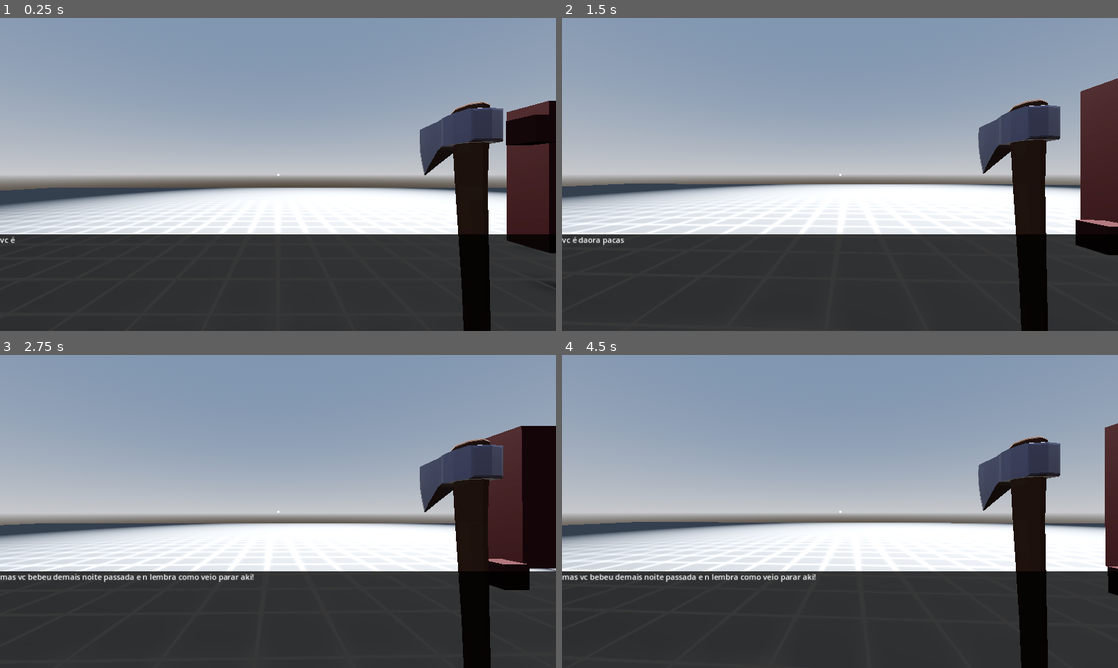
Above: before the commit, frames 1-4 (two rows, left to right).
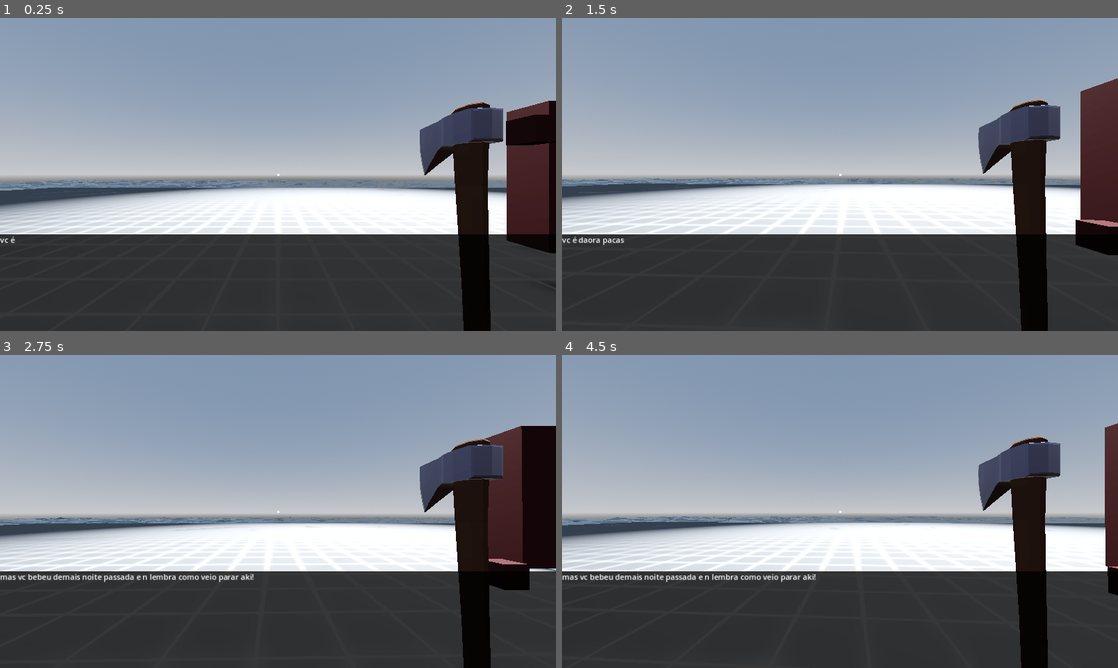
Above: after the commit, the same moments.

Repository: marcotmotta/angler
Game: Godot game, scene res://Main.tscn
Same seed, same stepped clock (60 frames per second), same inputs: the game is played once before the commit and once after it.
Inputs (mouse positions are in pixels of both pictures, inside the frame that each line leads up to):
- Up to frame 1 (0.25 s): no input
- Up to frame 2 (1.5 s): move the mouse to (867, 174) at 0.52 s; tap A (a) at 0.6 s; tap D (d) at 0.8, 1.35 s; move the mouse to (812, 174) at 1.27 s
- Up to frame 3 (2.75 s): tap E (e) at 1.55, 2.1 s; move the mouse to (289, 505) at 2.02 s; tap S (s) at 2.3 s
- Up to frame 4 (4.5 s): move the mouse to (834, 517) at 2.77 s; tap S (s) at 2.85 s; tap W (w) at 3.05, 3.6 s; move the mouse to (878, 514) at 3.52 s; tap A (a) at 3.8, 4.35 s; move the mouse to (795, 508) at 4.27 s

The runs differ from the first frame. In frame 1, 2.0% of the frame differs, in the area x 0-92%, y 51-56%; in frame 2, 1.4%; in frame 3, 1.4%; in frame 4, 1.6%.

Commit message:
low poly water shader

Diff:
--- a/Main.tscn
+++ b/Main.tscn
@@ -1,7 +1,8 @@
-[gd_scene load_steps=13 format=3 uid="uid://uosxp1047q5q"]
+[gd_scene load_steps=16 format=3 uid="uid://uosxp1047q5q"]
 
 [ext_resource type="Texture2D" uid="uid://civqiedcggdye" path="res://Prototype_Grid_Gray_01-128x128.png" id="1_bwupa"]
 [ext_resource type="PackedScene" uid="uid://4bpysmfyaucd" path="res://Player/Player.tscn" id="1_vcvoh"]
+[ext_resource type="Shader" path="res://Shaders/LowPolyWater.gdshader" id="2_s5ct0"]
 [ext_resource type="PackedScene" uid="uid://dwonq6smq66e5" path="res://Assets/Tree/Tree.tscn" id="3_hh85d"]
 [ext_resource type="PackedScene" uid="uid://dbchv32r0lpfx" path="res://Items/Wood/Wood.tscn" id="4_uleg5"]
 [ext_resource type="Script" path="res://Dialog.gd" id="5_h44ja"]
@@ -35,6 +36,24 @@
 [sub_resource type="BoxMesh" id="BoxMesh_sbbik"]
 size = Vector3(2.3, 2.3, 2.3)
 
+[sub_resource type="ShaderMaterial" id="ShaderMaterial_1pnir"]
+render_priority = 0
+shader = ExtResource("2_s5ct0")
+shader_parameter/water_color = Color(0.2, 0.6, 0.8, 1)
+shader_parameter/emission = Vector3(0, 0, 0)
+shader_parameter/height = 0.8
+shader_parameter/speed = 1.0
+shader_parameter/beer_factor = 0.2
+shader_parameter/metallic = 0.6
+shader_parameter/specular = 0.5
+shader_parameter/roughness = 0.2
+
+[sub_resource type="PlaneMesh" id="PlaneMesh_blwn6"]
+material = SubResource("ShaderMaterial_1pnir")
+size = Vector2(150, 150)
+subdivide_width = 75
+subdivide_depth = 75
+
 [node name="Main" type="Node3D"]
 
 [node name="WorldEnvironment" type="WorldEnvironment" parent="."]
@@ -62,6 +81,12 @@
 [node name="MeshInstance3D2" type="MeshInstance3D" parent="Floor"]
 transform = Transform3D(1, 0, 0, 0, 1, 0, 0, 0, 1, -4.29809, 1.65601, 0)
 mesh = SubResource("BoxMesh_sbbik")
+
+[node name="Water" type="Node3D" parent="."]
+transform = Transform3D(1, 0, 0, 0, 1, 0, 0, 0, 1, 0, -0.25, 0)
+
+[node name="MeshInstance3D" type="MeshInstance3D" parent="Water"]
+mesh = SubResource("PlaneMesh_blwn6")
 
 [node name="Player" parent="." instance=ExtResource("1_vcvoh")]
 transform = Transform3D(1, 0, 0, 0, 1, 0, 0, 0, 1, 0, 2.02364, 0)
--- /dev/null
+++ b/Shaders/LowPolyWater.gdshader
@@ -0,0 +1,58 @@
+shader_type spatial;
+
+uniform sampler2D DEPTH_TEXTURE: hint_depth_texture, filter_linear_mipmap;
+
+uniform vec4 water_color: source_color = vec4(0.2, 0.6, 0.8, 1.0);
+uniform vec3 emission = vec3(0.0, 0.0, 0.0);
+
+uniform float height: hint_range(0.2, 5.0, 0.1) = 0.8;
+uniform float speed: hint_range(0.1, 5.0, 0.1) = 1.0;
+
+// Beer factor (used to calculate how transparent the water is going to be).
+// If equals to 0.0 then the alpha is going to be the water_color's alpha.
+//
+uniform float beer_factor = 0.2;
+
+uniform float metallic = 0.6;
+uniform float specular = 0.5;
+uniform float roughness = 0.2;
+
+float generateOffset(float x, float z, float v1, float v2, float time) {
+	float radiansX = ((mod(x + z * x * v1, height) / height) + (time * speed) * mod(x * 0.8 + z, 1.5)) * 2.0 * 3.14;
+	float radiansZ = ((mod(v2 * (z * x + x * z), height) / height) + (time * speed) * 2.0 * mod(x, 2.0)) * 2.0 * 3.14;
+
+	return height * 0.5 * (sin(radiansZ) * cos(radiansX));
+}
+
+vec3 applyDistortion(vec3 vertex, float time) {
+	float xd = generateOffset(vertex.x, vertex.z, 0.2, 0.1, time);
+	float yd = generateOffset(vertex.x, vertex.z, 0.1, 0.3, time);
+	float zd = generateOffset(vertex.x, vertex.z, 0.1, 0.2, time);
+
+	return vertex + vec3(xd, yd, zd);
+}
+
+void vertex() {
+	VERTEX = applyDistortion(VERTEX, TIME * 0.1);
+}
+
+void fragment() {
+	NORMAL = normalize(cross(dFdx(VERTEX), dFdy(VERTEX)));
+	METALLIC = metallic;
+	SPECULAR = specular;
+	ROUGHNESS = roughness;
+	ALBEDO = water_color.rgb;
+	ALPHA = water_color.a;
+    EMISSION = emission;
+
+	if (beer_factor != 0.0) {
+		float depth = texture(DEPTH_TEXTURE, SCREEN_UV).r;
+
+		depth = depth * 2.0 - 1.0;
+		depth = PROJECTION_MATRIX[3][2] / (depth + PROJECTION_MATRIX[2][2]);
+		depth = depth + VERTEX.z;
+		depth = exp(-depth * beer_factor);
+
+		ALPHA = clamp(1.0 - depth, 0.0, 1.0);
+	}
+}
